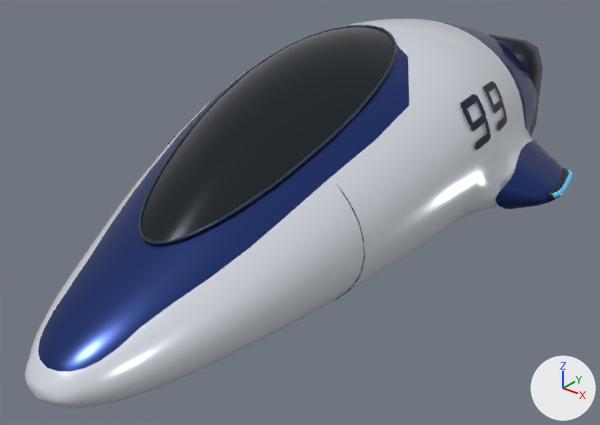
The OBJ model F0V2/asset/model/f0_coffine/f0_coffine.obj, before and after one commit.
Camera for both pictures: a camera (50 mm lens) standing at (3.99, -5.78, 2.67) and looking at (0.03, -0.82, -0.41). Arrows for +X, +Y and +Z are at lower right; the lights stay in place. The picture after the commit comes second. Where no turn or scale is listed for an object, it has been applied to the vertices.

Names of what the first picture shows: 'Body_Painted', 'Glass_Canopy', 'Mechanical_Details', 'Number_Decal_R' and 1 more.
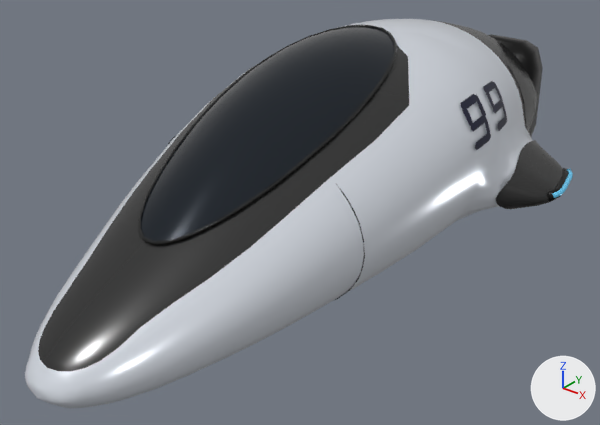
Patch to the scene script:
```diff
--- a/F0V2/asset/model/f0_coffine/f0_coffine.obj.py
+++ b/F0V2/asset/model/f0_coffine/f0_coffine.obj.py
@@ mat_paint_secondary_gray @@
+mat_paint_secondary_gray = principled_material('Paint_Secondary_Gray')
+mat_paint_secondary_gray.base_color = (0.0509, 0.0509, 0.0509)  # dark grey #404040
+mat_paint_secondary_gray.metallic = 0.6
+mat_paint_secondary_gray.roughness = 0.22
@@ me_body_painted @@
 me_body_painted.from_pydata(...)  # 1310 vertices, 2487 faces; spans x -1.69..1.69, y -3.49..2.09, z -0.95..0.95
 # used by ob_body_painted; location = (0.0, 0.0, 0.0)
+# me_body_painted part 1: all 1043 faces that had it switch from mat_paint_secondary_navy (dark blue #1d3573) to mat_paint_secondary_gray (dark grey #404040)
 me_body_painted.materials.append(mat_paint_primary_white)
```

Changed parts and their boxes (x1, y1, x2, y2) in the pictures (600 x 425 px):
part 1 of me_body_painted, recoloured (dark blue to dark grey)
    both: (38, 27, 563, 372)
